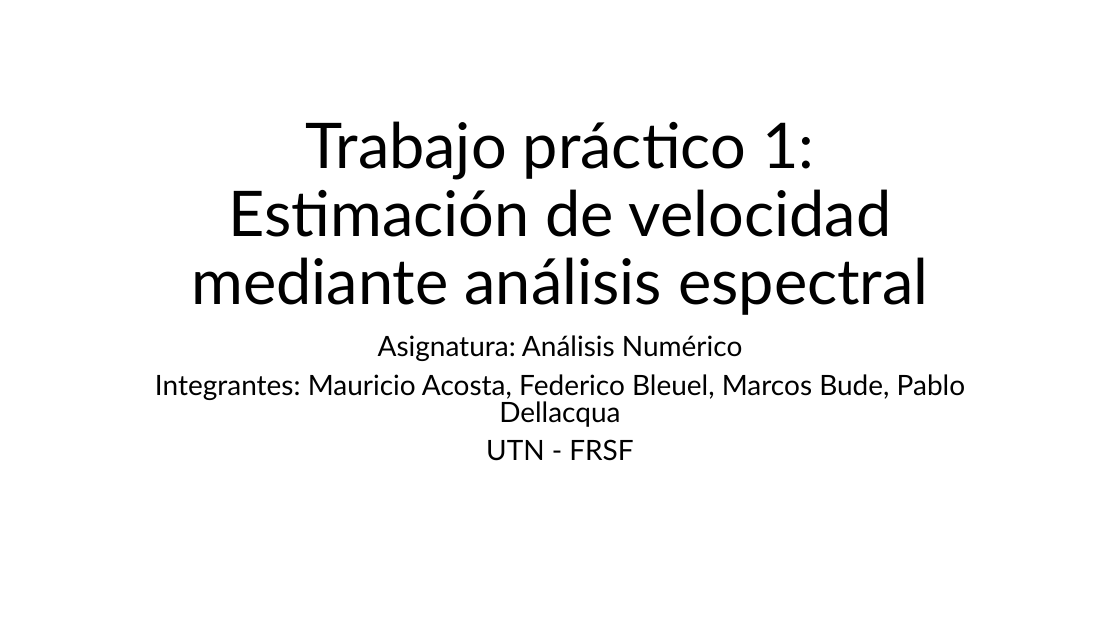
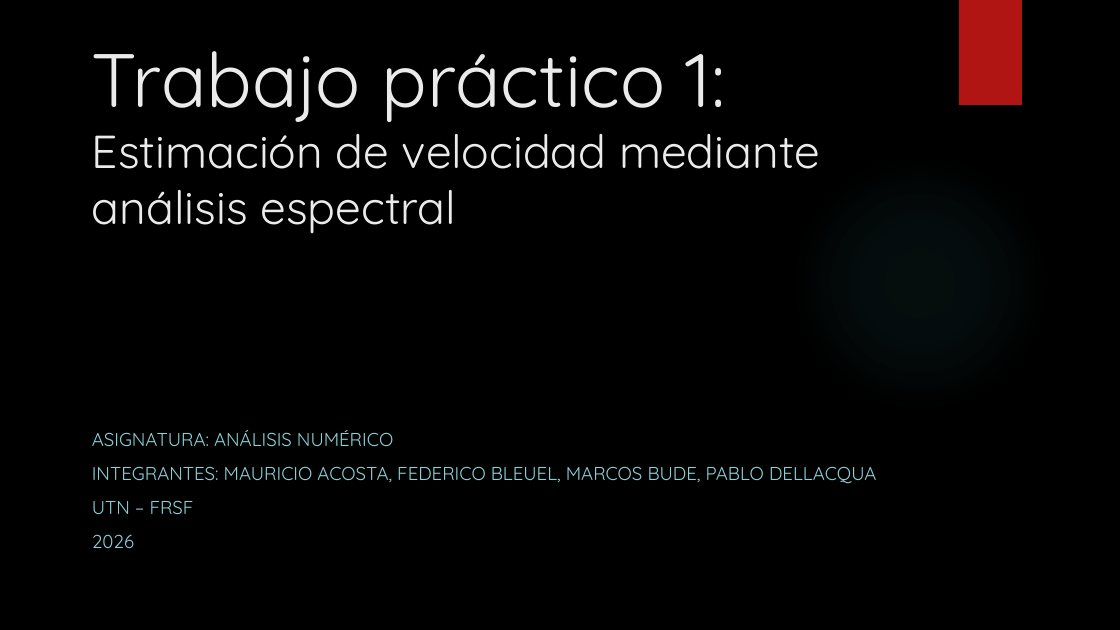
Before and after one commit to pabloDLQ/tp1-analisis-numerico, a slide deck: slide 1 of Presentación/Propuesta TP1 Análisis Numérico.pptx. Drawn at 1120x630 pixels with LibreOffice and Linux fonts; fonts in the diff are those of the drawing; background and template pictures are left out. Boxes give left, top, right and bottom in pixels: in the first picture for what was removed or moved away, otherwise in the second. Text is boxed around its words. In the diff, an @@ line names an element or a change of style, - is before the commit and + after.

```diff
--- a/Presentación/Propuesta TP1 Análisis Numérico.pptx
+++ b/Presentación/Propuesta TP1 Análisis Numérico.pptx
@@ background #FFFFFF to picture (left out) @@
@@ title "Trabajo práctico 1: Estimación de ...": place and size @@
-title "Trabajo práctico 1: Estimación de ..." at <box>191,121,928,315</box>
+title "Trabajo práctico 1: Estimación de ..." at <box>92,51,820,233</box>
@@ title "Trabajo práctico 1: Estimación de ..." at <box>92,51,820,233</box>: size 54 to 64.8 pt in "Trabajo práctico 1:"; size 54 to 39.6 pt in "Estimación de velocidad mediante análisis espectral"; font Lato to Quicksand, text colour #000000 to #EBEBEB; alignment centre to left; line spacing 0.9 to 1 @@
@@ rectangle added at <box>959,0,1022,105</box>, fill #B01513 @@
@@ ellipse added at <box>791,154,1049,413</box>, fill gradient #50B9C1 @@
@@ subtitle at <box>92,430,876,548</box>: text changed; size 24 to 16 pt; font Lato to Quicksand; text colour #000000 to #8AD0D6 @@
-Asignatura: Análisis Numérico
-Integrantes: Mauricio Acosta, Federico Bleuel, Marcos Bude, Pablo Dellacqua
-UTN - FRSF
+ASIGNATURA: ANÁLISIS NUMÉRICO
+INTEGRANTES: MAURICIO ACOSTA, FEDERICO BLEUEL, MARCOS BUDE, PABLO DELLACQUA
+UTN – FRSF
+2026
```
Also in this commit, not shown: 6 other slides changed, 7 slides added, 6 slides removed, 9 other files.
